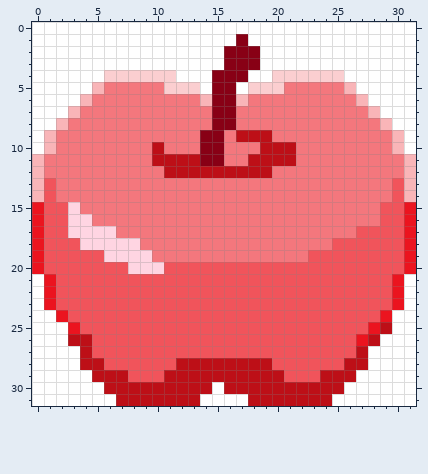
Edited in one commit: pixel-art sprite (resources/data/textures/apple.png). That is the earlier state.
The file is 32x32 pixels.
The result:
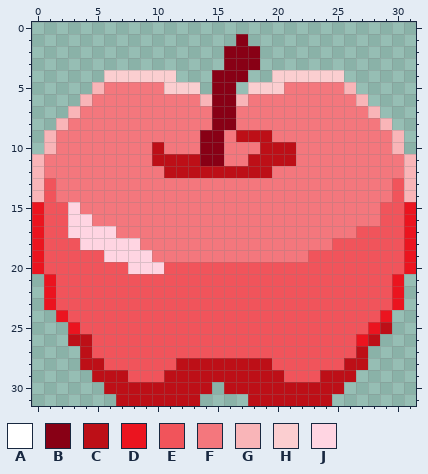
Palette (. is transparent): A #ffffff  B #880015  C #bd0f17  D #eb141f  E #f1545b  F #f4777d  G #f9b5b8  H #fbced0  J #ffd5e2
Edits made:
{"y":0,"x":0,"old":"AAAAAAAAAAAAAAAAAAAAAAAAAAAAAAAA","new":"................................"}
{"y":1,"x":0,"old":"AAAAAAAAAAAAAAAAA","new":"................."}
{"y":1,"x":18,"old":"AAAAAAAAAAAAAA","new":".............."}
{"y":2,"x":0,"old":"AAAAAAAAAAAAAAAA","new":"................"}
{"y":2,"x":19,"old":"AAAAAAAAAAAAA","new":"............."}
{"y":3,"x":0,"old":"AAAAAAAAAAAAAAAA","new":"................"}
{"y":3,"x":19,"old":"AAAAAAAAAAAAA","new":"............."}
{"y":4,"x":0,"old":"AAAAAA","new":"......"}
{"y":4,"x":12,"old":"AAA","new":"..."}
{"y":4,"x":18,"old":"AA","new":".."}
{"y":4,"x":26,"old":"AAAAAA","new":"......"}
{"y":5,"x":0,"old":"AAAAA","new":"....."}
{"y":5,"x":14,"old":"A","new":"."}
{"y":5,"x":17,"old":"A","new":"."}
{"y":5,"x":27,"old":"AAAAA","new":"....."}
{"y":6,"x":0,"old":"AAAA","new":"...."}
{"y":6,"x":28,"old":"AAAA","new":"...."}
{"y":7,"x":0,"old":"AAA","new":"..."}
{"y":7,"x":29,"old":"AAA","new":"..."}
{"y":8,"x":0,"old":"AA","new":".."}
{"y":8,"x":30,"old":"AA","new":".."}
{"y":9,"x":0,"old":"A","new":"."}
{"y":9,"x":31,"old":"A","new":"."}
{"y":10,"x":0,"old":"A","new":"."}
{"y":10,"x":31,"old":"A","new":"."}
{"y":21,"x":0,"old":"A","new":"."}
{"y":21,"x":31,"old":"A","new":"."}
{"y":22,"x":0,"old":"A","new":"."}
{"y":22,"x":31,"old":"A","new":"."}
{"y":23,"x":0,"old":"A","new":"."}
{"y":23,"x":31,"old":"A","new":"."}
{"y":24,"x":0,"old":"AA","new":".."}
{"y":24,"x":30,"old":"AA","new":".."}
{"y":25,"x":0,"old":"AAA","new":"..."}
{"y":25,"x":30,"old":"AA","new":".."}
{"y":26,"x":0,"old":"AAA","new":"..."}
{"y":26,"x":29,"old":"AAA","new":"..."}
{"y":27,"x":0,"old":"AAAA","new":"...."}
{"y":27,"x":28,"old":"AAAA","new":"...."}
{"y":28,"x":0,"old":"AAAA","new":"...."}
{"y":28,"x":28,"old":"AAAA","new":"...."}
{"y":29,"x":0,"old":"AAAAA","new":"....."}
{"y":29,"x":27,"old":"AAAAA","new":"....."}
{"y":30,"x":0,"old":"AAAAAA","new":"......"}
{"y":30,"x":15,"old":"A","new":"."}
{"y":30,"x":26,"old":"AAAAAA","new":"......"}
{"y":31,"x":0,"old":"AAAAAAA","new":"......."}
{"y":31,"x":14,"old":"AAAA","new":"...."}
{"y":31,"x":25,"old":"AAAAAAA","new":"......."}
